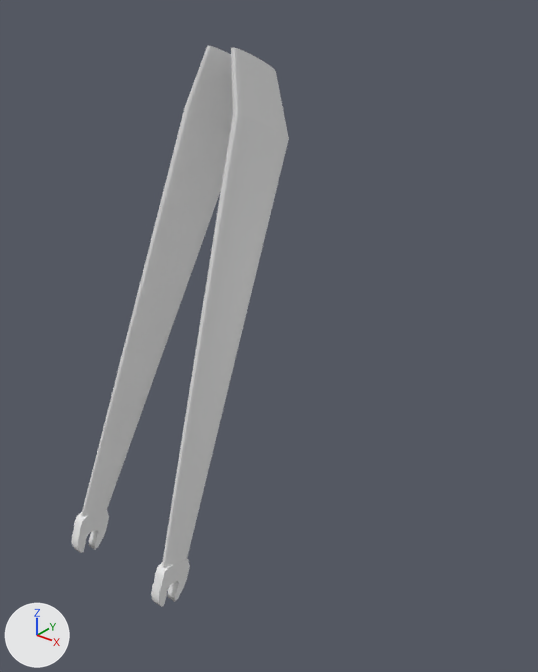
What one commit did to the OBJ model models/parts/fork_01.obj.
Before and after are seen from a 50 mm lens placed at (0.69, -1.539, 0.771), pointed at (-0.143, -0.499, 0.126). Lighting does not change. The marker at lower left points along +X, +Y and +Z. Where no turn or scale is listed for an object, it has been applied to the vertices. Vertices at the same position are counted once.

The first picture shows 'FORK_Vigorelli'.
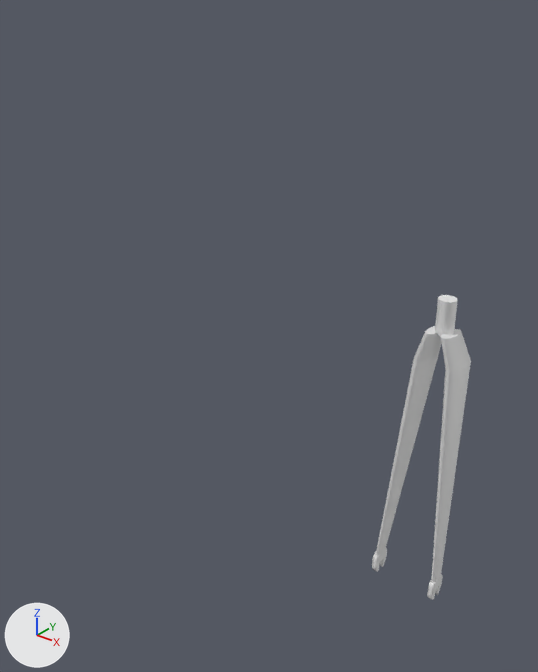
Commit message: [Fix]: Make forks flat

Where the change shows, as pixel boxes [x1, y1, x2, y2] in the pictures (538 x 672 px; the box of a moved part takes in the faces that stretch with it):
'FORK_Vigorelli', reshaped (54% narrower, 46% shorter): before [71, 46, 289, 607]; after [372, 295, 471, 600]
part 1 of me_fork_vigorelli, moved or reshaped: before [71, 510, 109, 553]; after [372, 548, 387, 572]
part 2 of me_fork_vigorelli, moved or reshaped: before [151, 559, 190, 607]; after [427, 574, 443, 600]
part 3 of me_fork_vigorelli, added: after [376, 295, 471, 583]
part 4 of me_fork_vigorelli, deleted: before [162, 47, 289, 567]
part 5 of me_fork_vigorelli, deleted: before [81, 46, 233, 517]

The change, as a list of edits to the scene's bpy script:
```text
Change me_fork_vigorelli:
    used by ob_fork_vigorelli; location = (0.0, 0.0, 0.0)
    remove me_fork_vigorelli.from_pydata(...)  # 1612 vertices, 1774 faces; spans x -0.094..0.094, y -1.039..-0.69, z -0.028..0.688
    add me_fork_vigorelli.from_pydata(...)  # 1816 vertices, 1874 faces; spans x -0.093..0.095, y -0.097..0.072, z -0.754..0.079
    me_fork_vigorelli part 1: the loose piece of 230 vertices spanning x -0.093..-0.078, y -1.039..-0.976, z -0.028..0.041 is turned 17.1 degrees about the x axis through its middle, then moved by (0.001, 0.939, -0.728)
    me_fork_vigorelli part 2: the loose piece of 230 vertices spanning x 0.079..0.094, y -1.037..-0.975, z -0.028..0.041 is turned 17.1 degrees about the x axis through its middle, then moved by (0.001, 0.939, -0.727)
    me_fork_vigorelli part 3: a new loose piece of 1356 vertices spanning x -0.093..0.095, y -0.091..0.072, z -0.697..0.079
    me_fork_vigorelli part 4: the loose piece of 576 vertices spanning x 0.004..0.094, y -1.019..-0.69, z 0.022..0.688 is deleted
    me_fork_vigorelli part 5: the loose piece of 576 vertices spanning x -0.094..-0.007, y -1.02..-0.69, z 0.022..0.688 is deleted
```
